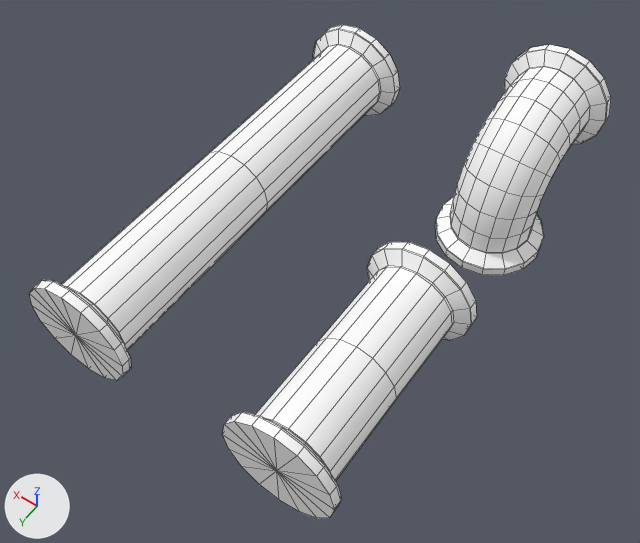
One commit to the FBX model Content/scenes/pipes/pipes_paint_lopoly.fbx: the scene before it, then after it.
Both versions are drawn from a 50 mm camera at (-0.229, 0.327, 0.469) aimed at (-0.013, 0.024, -0.007). The axes (+X, +Y, +Z) are drawn at lower left. The lights are the same throughout. Mesh edges are drawn as thin lines. Objects named as collision shapes, trigger or cutter boxes, shadow casters or lower levels of detail are left out. Where no turn or scale is listed for an object, it has been applied to the vertices.

Objects in the first picture: 'pipeSegment8_16', 'pipeSegment8_32', 'pipeTurn8_8'.
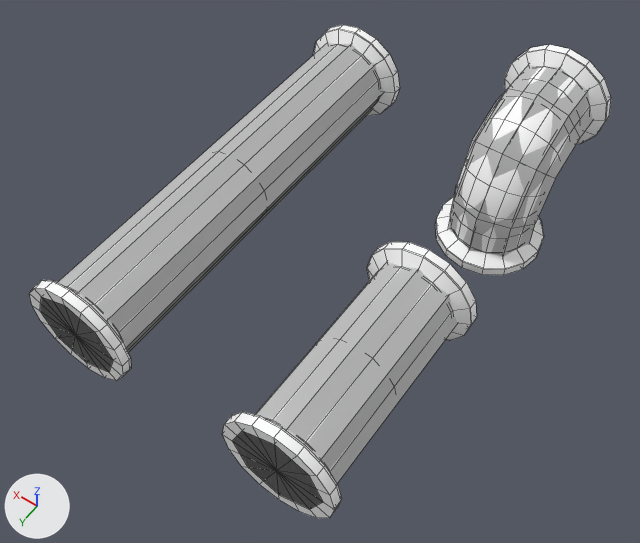
Where the change shows, as pixel boxes [x1, y1, x2, y2] in the pictures (640 x 543 px):
```json
{"object": "lightmapProxy", "change": "added", "after": [40, 43, 384, 371]}
{"object": "lightmapProxy.001", "change": "added", "after": [233, 262, 458, 509]}
{"object": "lightmapProxy.002", "change": "added", "after": [448, 65, 593, 257]}
{"object": "pipeSegment8_32", "change": "unchanged, covered by the edit", "before": [29, 25, 400, 381], "after": [29, 25, 400, 381]}
{"object": "pipeSegment8_16", "change": "unchanged, covered by the edit", "before": [222, 242, 477, 518], "after": [222, 242, 477, 518]}
```

Scene script edits in JSON lines:
```json
{"op": "add", "block": "mat_phong1", "code": ["mat_phong1 = principled_material('phong1')", "mat_phong1.base_color = (0.5, 0.5, 0.5)  # grey #bcbcbc", "mat_phong1.roughness = 0.553"]}
{"op": "add", "block": "me_mesh_004", "code": ["me_mesh_004 = bpy.data.meshes.new('Mesh.004')", "me_mesh_004.from_pydata(...)  # 20 vertices, 12 faces; spans x -0.032..0.033, y -0.08..0.08, z -0.033..0.033", "me_mesh_004.materials.append(mat_phong1)  # grey #bcbcbc"]}
{"op": "add", "block": "me_mesh_001_1", "code": ["me_mesh_001_1 = bpy.data.meshes.new('Mesh.001')", "me_mesh_001_1.from_pydata(...)  # 20 vertices, 12 faces; spans x -0.032..0.033, y -0.16..0.16, z -0.033..0.033", "me_mesh_001_1.materials.append(mat_phong1)  # grey #bcbcbc"]}
{"op": "add", "block": "me_mesh_007", "code": ["me_mesh_007 = bpy.data.meshes.new('Mesh.007')", "me_mesh_007.from_pydata(...)  # 40 vertices, 34 faces; spans x -0.033..0.033, y -0.02..0.0925, z -0.04..0.0725", "me_mesh_007.materials.append(mat_phong1)  # grey #bcbcbc"]}
{"op": "add", "block": "ob_lightmapproxy_001", "code": ["ob_lightmapproxy_001 = bpy.data.objects.new('lightmapProxy.001', me_mesh_004)", "ob_lightmapproxy_001.location = (-0.08, 0.08, 0.0)"]}
{"op": "add", "block": "ob_lightmapproxy", "code": ["ob_lightmapproxy = bpy.data.objects.new('lightmapProxy', me_mesh_001_1)", "ob_lightmapproxy.location = (0.08, 0.0, 0.0)"]}
{"op": "add", "block": "ob_lightmapproxy_002", "code": ["ob_lightmapproxy_002 = bpy.data.objects.new('lightmapProxy.002', me_mesh_007)", "ob_lightmapproxy_002.location = (-0.08, -0.16, 0.0)"]}
```
